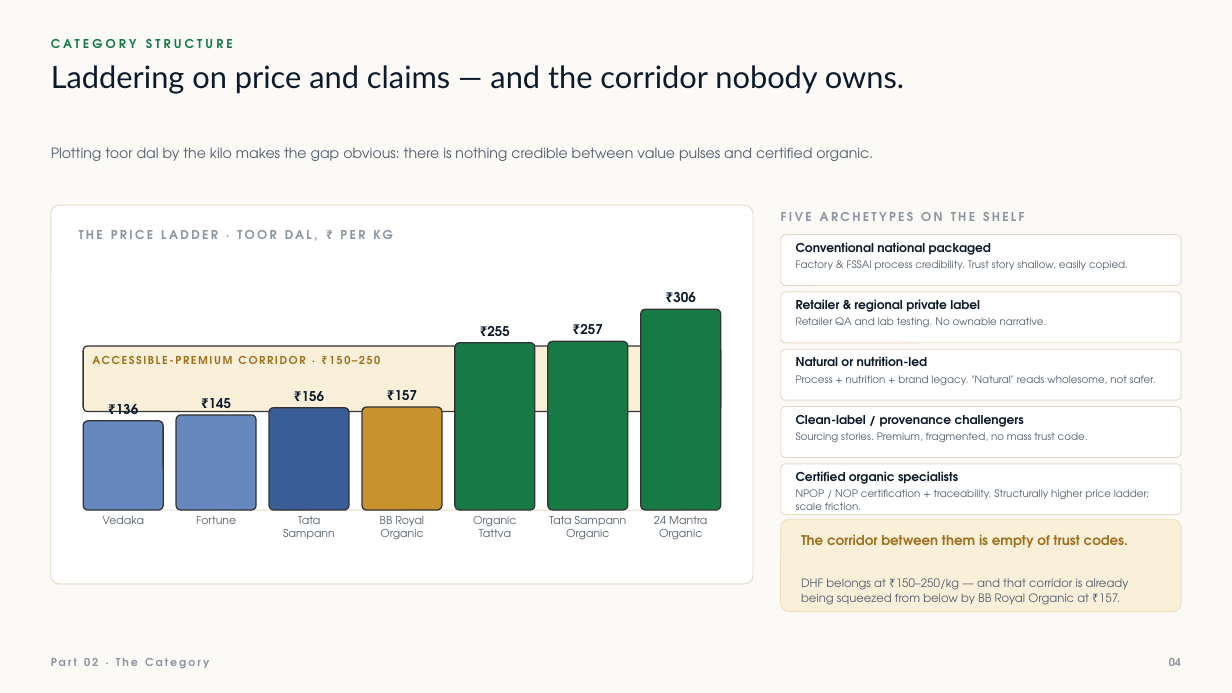
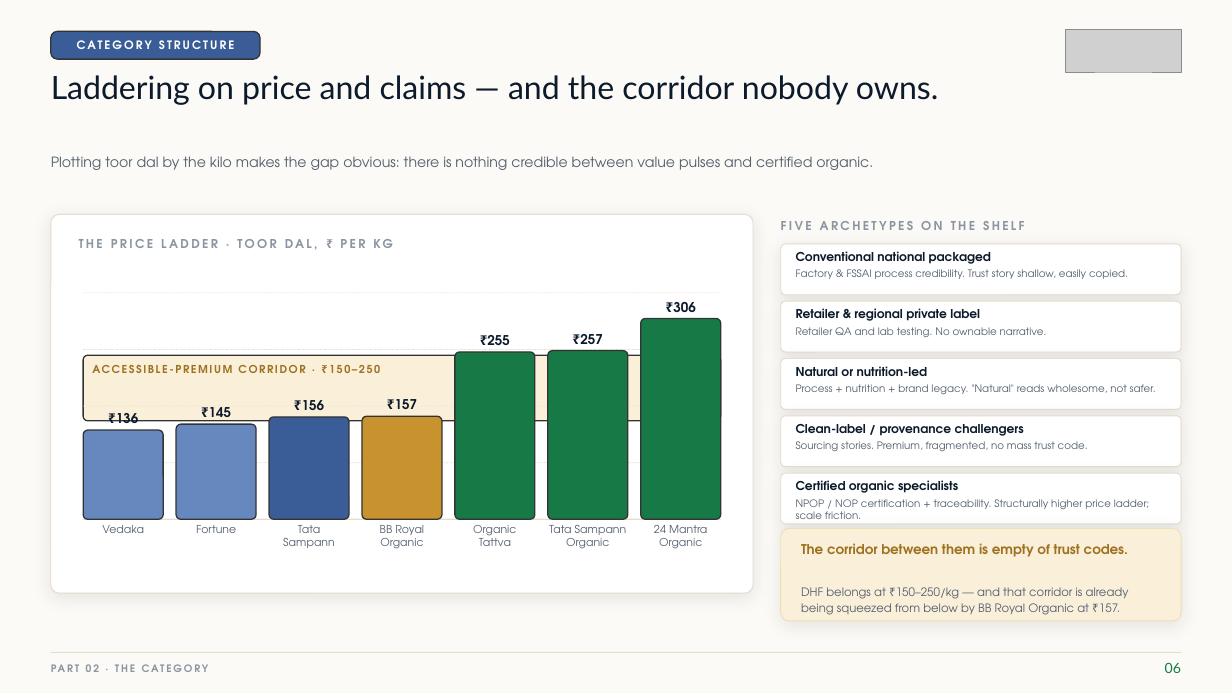
Before and after one commit to tirtham-spec/hopper-tessarakt, a slide deck: slide 7 of DHF-Honest-Farms-Deck.pptx (slide 5 before the commit). Drawn at 1232x693 pixels with LibreOffice and Linux fonts; fonts in the diff are those of the drawing; grey boxes stand for pictures. Boxes give left, top, right and bottom in pixels: in the first picture for what was removed or moved away, otherwise in the second. Text is boxed around its words. In the diff, an @@ line names an element or a change of style, - is before the commit and + after.

```diff
--- a/DHF-Honest-Farms-Deck.pptx
+++ b/DHF-Honest-Farms-Deck.pptx
@@ text "CATEGORY STRUCTURE" at (x1=77, y1=40, x2=152, y2=49): size 9.5 to 9 pt, text colour #177A46 to #FFFFFF, letter spacing 2.4 to 1.6 pt; alignment left to centre @@
@@ rounded rectangle added at (x1=51, y1=31, x2=260, y2=59), fill #3A5D97, outline #333333 1 pt @@
@@ picture added at (x1=1066, y1=30, x2=1181, y2=72) @@
@@ text "Laddering on price and claims ..." moved from (x1=51, y1=65, x2=904, y2=94) to (x1=51, y1=75, x2=938, y2=105) @@
@@ text "Laddering on price and claims ..." at (x1=51, y1=75, x2=938, y2=105): size 24 to 25 pt @@
@@ line added from (83, 293) to (721, 293), #E5DCCB 0.5 pt dashed @@
@@ line added from (83, 349) to (721, 349), #E5DCCB 0.5 pt dashed @@
@@ line added from (83, 406) to (721, 406), #E5DCCB 0.5 pt dashed @@
@@ line added from (83, 463) to (721, 463), #E5DCCB 0.5 pt dashed @@
@@ shadow on in 7 elements at (x1=51, y1=214, x2=753, y2=593), (x1=781, y1=301, x2=1181, y2=352), (x1=781, y1=416, x2=1181, y2=467), (x1=781, y1=529, x2=1181, y2=621), (x1=781, y1=244, x2=1181, y2=295), (x1=781, y1=359, x2=1181, y2=409), (x1=781, y1=473, x2=1181, y2=524) @@
@@ 30 texts, 15 rounded rectangles, 1 line moved together from (x1=51, y1=147, x2=1181, y2=612) to (x1=51, y1=156, x2=1181, y2=621) @@
@@ line (83, 519) - (721, 519): stroke #E5DCCB 0.75 pt to #E5DCCB 1 pt @@
@@ text at (x1=51, y1=658, x2=209, y2=669): text changed; size 8.5 to 8 pt @@
-Part 02 · The Category
+PART 02 · THE CATEGORY
@@ line added from (51, 653) to (1181, 653), #E5DCCB 0.75 pt @@
@@ text removed at (x1=1169, y1=658, x2=1181, y2=666) @@
-04
@@ text added at (x1=1165, y1=662, x2=1181, y2=673), 11 pt, text #177A46 @@
+06
```
Also in this commit, not shown: 29 other slides changed, 6 slides added, 14 other files.
